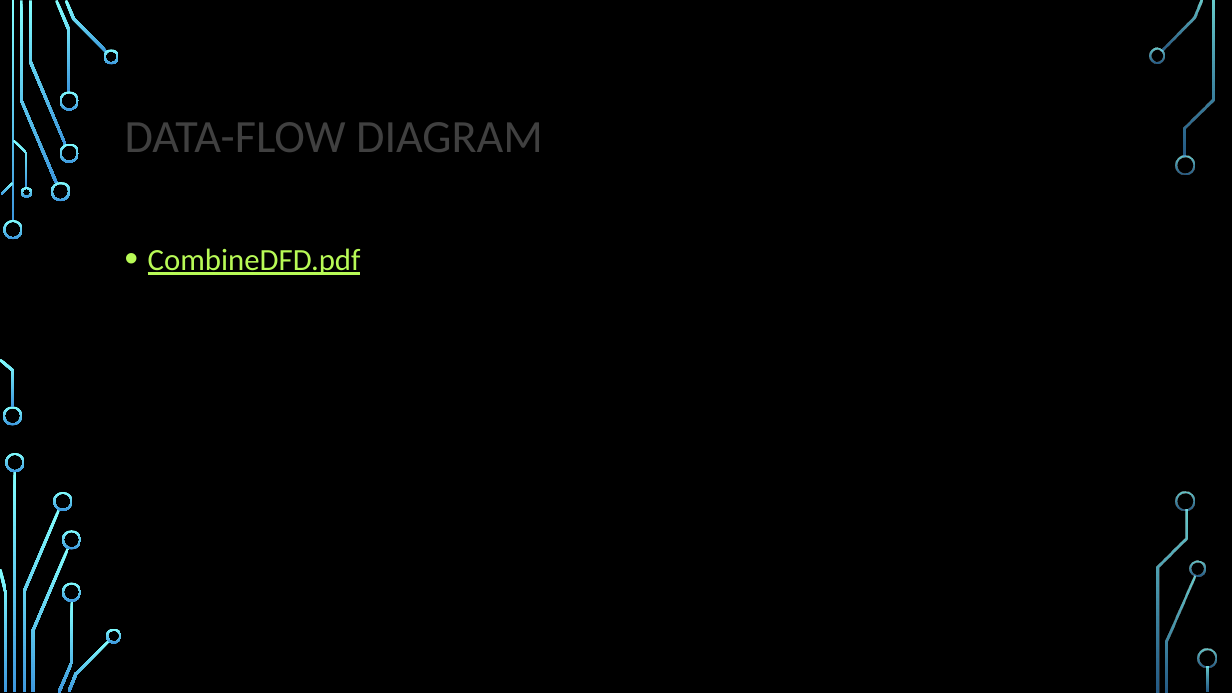
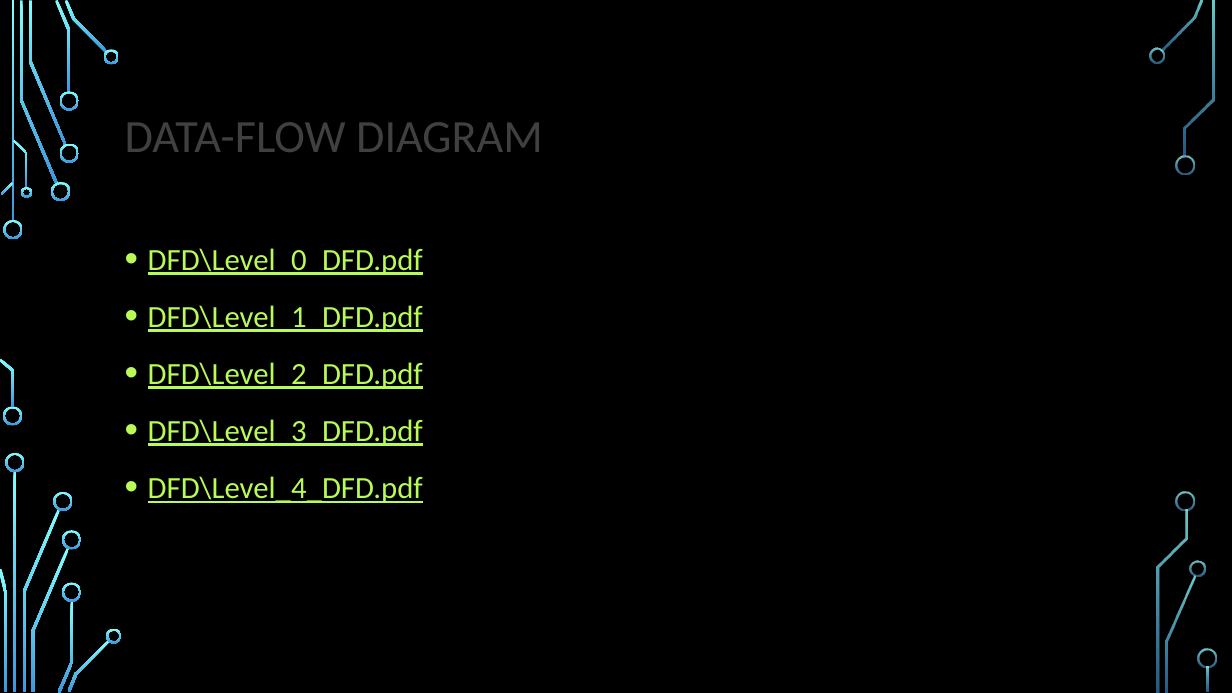
Before and after one commit to VIRTUALD3SIGN/VR, a slide deck: slide 13 of presentation_v02.pptx. Drawn at 1232x693 pixels with LibreOffice and Linux fonts; fonts in the diff are those of the drawing; background and template pictures are left out. Boxes give left, top, right and bottom in pixels: in the first picture for what was removed or moved away, otherwise in the second. Text is boxed around its words. In the diff, an @@ line names an element or a change of style, - is before the commit and + after.

```diff
--- a/presentation_v02.pptx
+++ b/presentation_v02.pptx
@@ text at bbox=[148, 248, 423, 503]: text changed @@
-• CombineDFD.pdf
+• DFD\Level_0_DFD.pdf
+• DFD\Level_1_DFD.pdf
+• DFD\Level_2_DFD.pdf
+• DFD\Level_3_DFD.pdf
+• DFD\Level_4_DFD.pdf
```
Also in this commit, not shown: 3 other slides changed.
